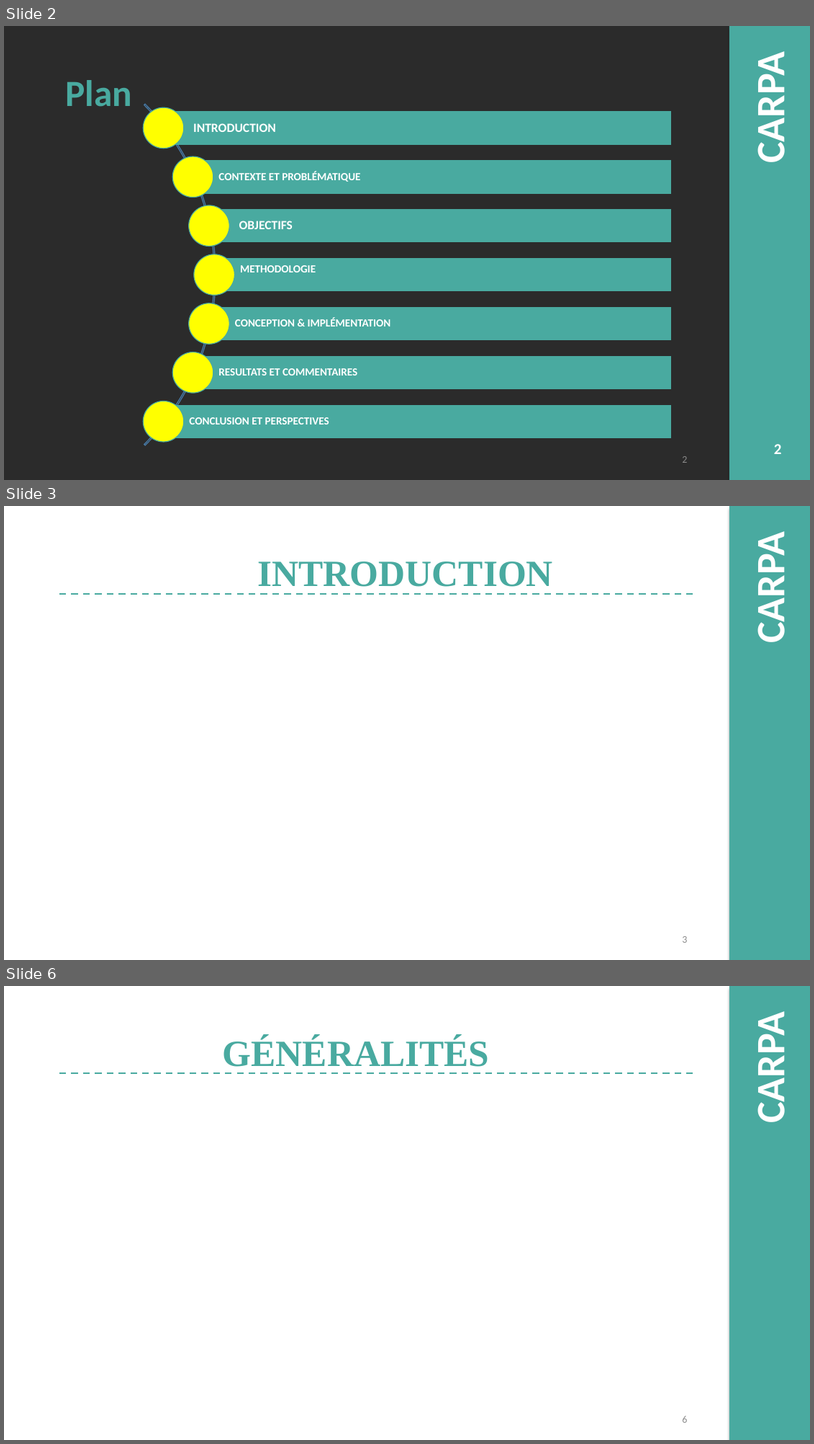
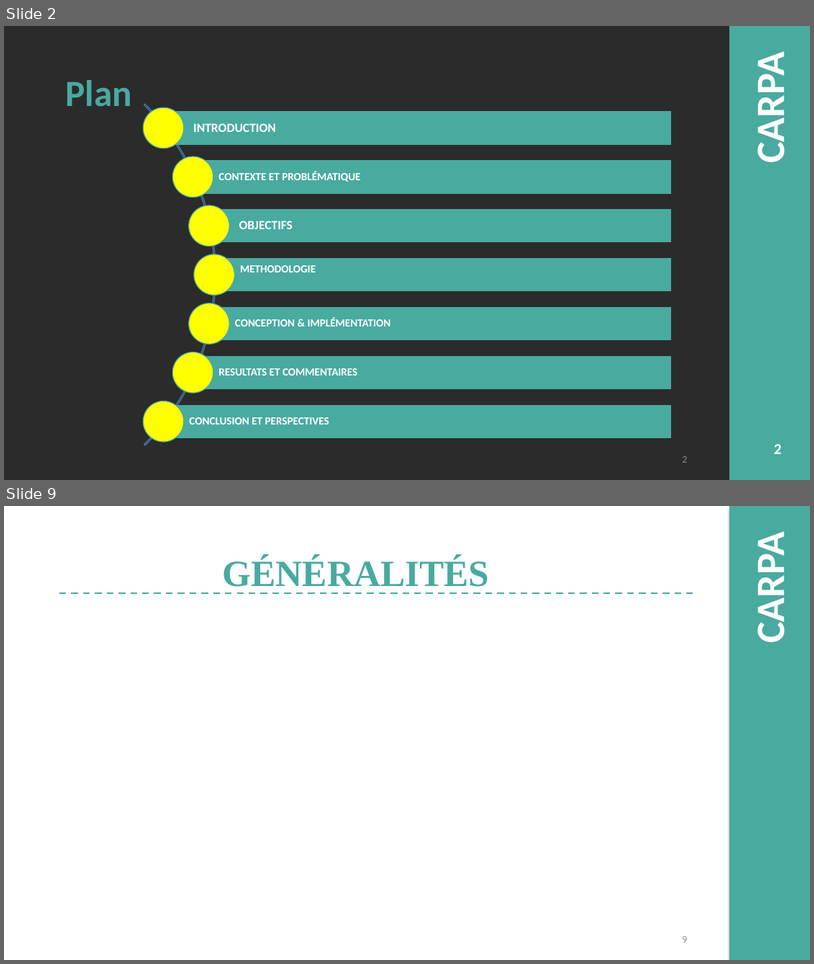
Before and after one commit to django123/memoire-M2, a slide deck: presentation.pptm. Shown one above the other, each under a label of ours: slides 2, 3 and 6 before the commit, slides 2 and 9 after it; the slides between them are not shown. The pictures are 814x1444 and 814x964 pixels, drawn with LibreOffice and Linux fonts; fonts in the diff are those of the drawing; background and template pictures are left out; a plain dark background stands for a picture behind light text. Boxes give left, top, right and bottom in pixels: in the first picture for what was removed or moved away, otherwise in the second. Text is boxed around its words. In the diff, an @@ line names an element or a change of style, - is before the commit and + after.

```diff
--- a/presentation.pptm
+++ b/presentation.pptm
@@ slide 3 removed at [4,506,810,960], background picture (left out); not listed: 2 template elements that a slide beside it also shows @@
@@ title removed at [258,561,553,587] @@
-INTRODUCTION
@@ line removed from (59, 594) to (694, 594) @@
@@ page number removed at [682,936,687,942] @@
-3
@@ what was slide 6 is now slide 9 @@
@@ page number at [682,936,687,942]: text changed @@
-6
+9
```
Also in this commit, not shown: 1 slide changed, 6 slides added, 2 other slides removed, 1 other file.
